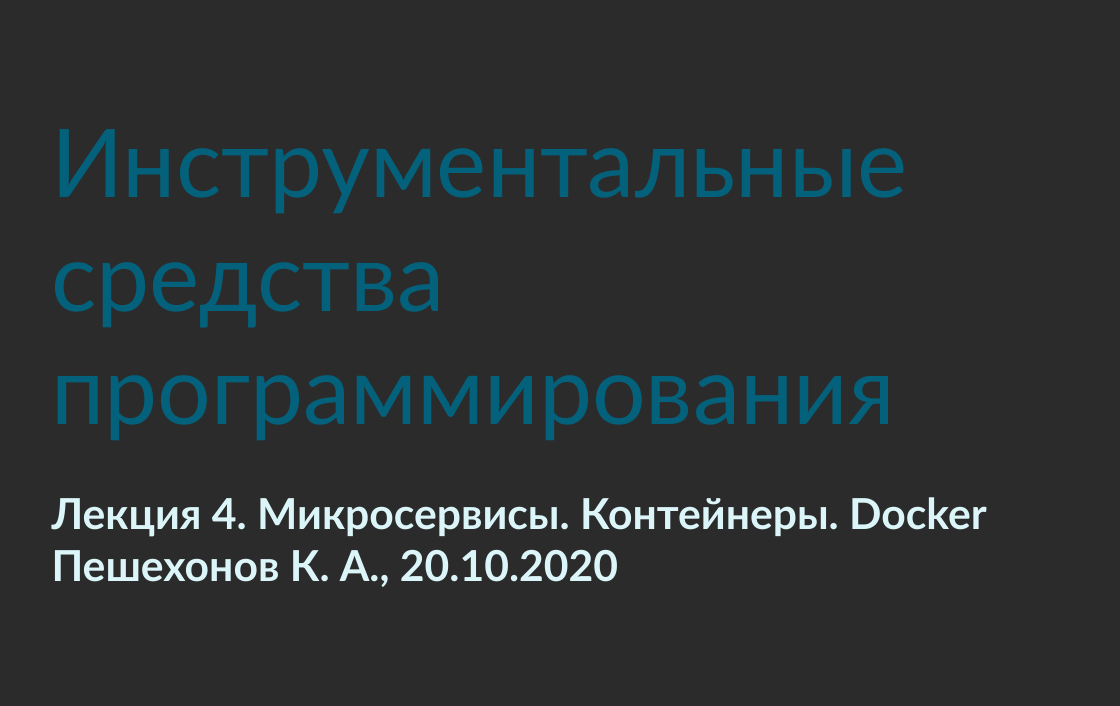
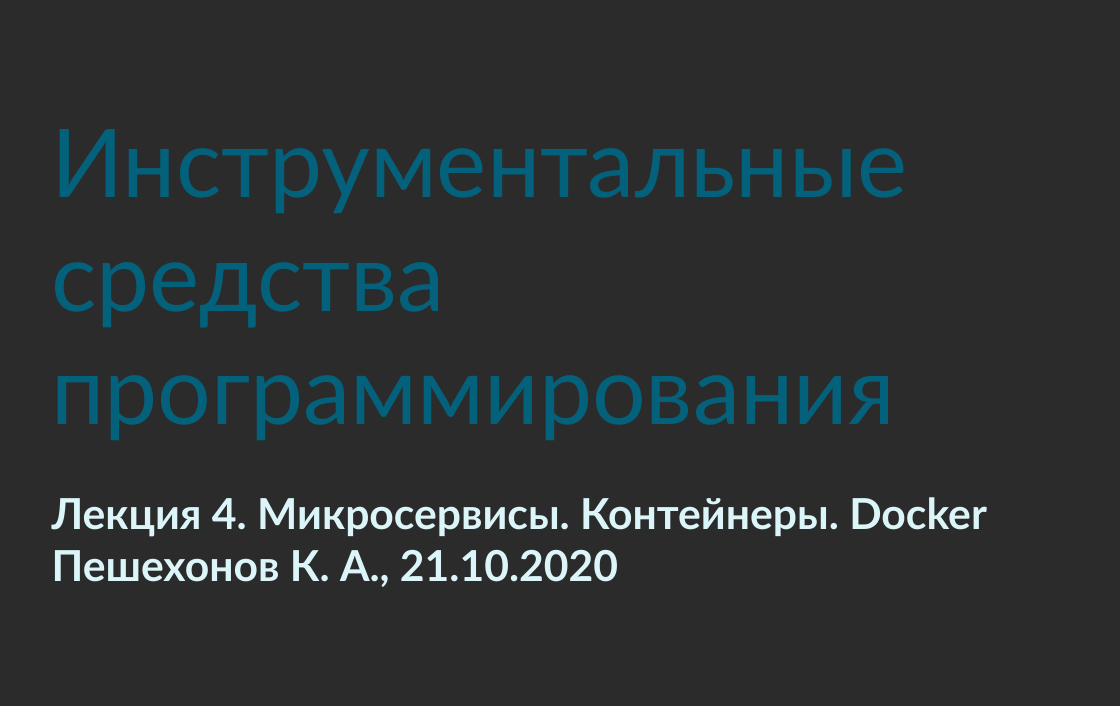
Before and after one commit to klimenkoAnna/DeveloperInstrumentalTools, a slide deck: slide 1 of docs/ETU DIT #4.pptx. Drawn at 1120x706 pixels with LibreOffice and Linux fonts; fonts in the diff are those of the drawing; background and template pictures are left out; a plain dark background stands for a picture behind light text. Boxes give left, top, right and bottom in pixels: in the first picture for what was removed or moved away, otherwise in the second. Text is boxed around its words. In the diff, an @@ line names an element or a change of style, - is before the commit and + after.

Commit message:
update of pptx

```diff
--- a/docs/ETU DIT #4.pptx
+++ b/docs/ETU DIT #4.pptx
@@ text at box(52, 550, 618, 587): text changed @@
-Пешехонов К. А., 20.10.2020
+Пешехонов К. А., 21.10.2020
```
Also in this commit, not shown: 1 slide added.
